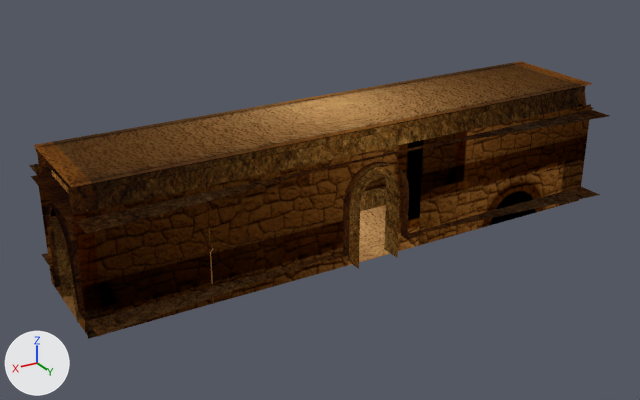
Renders of the glTF model public/Corridor.glb from each side of a commit.
The view is the same before and after, from a 50 mm camera at (-1.57, 6.17, 3.61) aimed at (-5.29, -0.03, 0.51). Lighting does not change. The marker at lower left points along +X, +Y and +Z. The picture after the commit comes second. Where no turn or scale is listed for an object, it has been applied to the vertices. Vertices at exactly the same position are counted once.

Script lines for the objects in view, before the commit:
```python
ob_door = bpy.data.objects.new('door', me_object1)
ob_door.location = (-5.5, 0.1, 0.1)
ob_object1_013 = bpy.data.objects.new('object1.013', me_object1_014)
ob_object1_013.location = (-6.5, 0.1, 0.1)
ob_object1_014 = bpy.data.objects.new('object1.014', me_object1_015)
ob_object1_014.location = (-7.5, 1.1, 0.1)
ob_object1_015 = bpy.data.objects.new('object1.015', me_object1_016)
ob_object1_015.location = (-4.5, 1.1, 0.1)
ob_object1_016 = bpy.data.objects.new('object1.016', me_object1_031)
ob_object1_016.location = (-3.495, 0.502, 0.6)
ob_object1_016.rotation_euler = (-1.571, 0.0, 3.142)  # degrees (-90, 0, 180)
ob_object1_028 = bpy.data.objects.new('object1.028', me_object1_032)
ob_object1_028.location = (-4.5, 1.1, 0.2)
ob_object1_028.rotation_euler = (-1.571, 0.0, 0.0)  # degrees (-90, 0, 0)
ob_object1_028.scale = (-1.0, -1.0, -1.0)
# also in view: 'object1.024' at (-6.5, 0.57, 1.18); 'object1.012' at (-7.0, 0.57, 0.18); 'object1.020' at (-3.08, 0.0, 1.18); 'object2.003' at (-3.08, 0.0, 0.53); 'object1.008' at (-4.0, 0.58, 0.17)
```
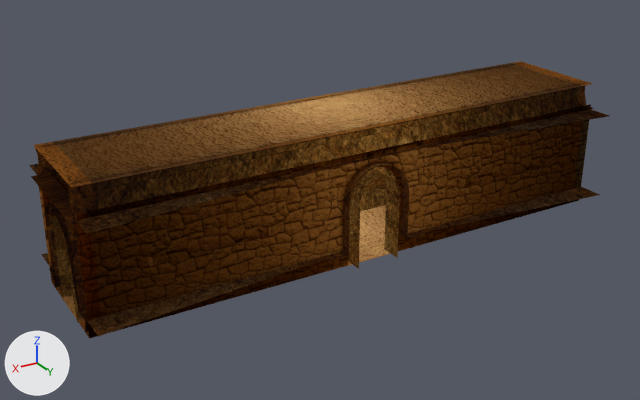
What differs and where, as boxes (x1, y1, x2, y2) in the pictures (640 x 400 px):
```json
{"object": "object1.016", "change": "reshaped, moved, turned", "before": [73, 186, 213, 339], "after": [75, 186, 214, 338]}
{"object": "object1.015", "change": "surface changed", "before": [208, 161, 323, 303], "after": [208, 161, 323, 303]}
{"object": "object1.013", "change": "surface changed", "before": [418, 121, 512, 246], "after": [418, 121, 512, 246]}
{"object": "object1.014", "change": "surface changed", "before": [503, 104, 591, 222], "after": [503, 104, 591, 222]}
{"object": "door", "change": "surface changed", "before": [323, 140, 423, 272], "after": [323, 140, 423, 272]}
```

Scene script edits in JSON lines:
```json
{"block": "me_object1", "where": "me_object1.from_pydata(...)  # 15 vertices, 13 faces; spans x -0.5..0.5, y 0.4, z 0.0..1.0"}
{"block": "me_object1", "where": "# used by ob_door; location = (-5.5, 0.1, 0.1)"}
{"block": "me_object1", "change": "me_object1 part 1: texture (UV) coordinates changed"}
{"block": "me_object1_014", "where": "me_object1_014.from_pydata(...)  # 10 vertices, 11 faces; spans x -0.5..0.5, y 0.4..0.45, z 0.0..1.0"}
{"block": "me_object1_014", "where": "# used by ob_object1_013; location = (-6.5, 0.1, 0.1)"}
{"block": "me_object1_014", "change": "me_object1_014 part 2: texture (UV) coordinates changed"}
{"block": "me_object1_015", "where": "me_object1_015.from_pydata(...)  # 10 vertices, 11 faces; spans x -0.5..0.5, y -0.6..-0.55, z 0.0..1.0"}
{"block": "me_object1_015", "where": "# used by ob_object1_014; location = (-7.5, 1.1, 0.1)"}
{"block": "me_object1_015", "change": "me_object1_015 part 3: texture (UV) coordinates changed"}
{"block": "me_object1_016", "where": "me_object1_016.from_pydata(...)  # 10 vertices, 11 faces; spans x -0.5..0.5, y -0.6..-0.55, z 0.0..1.0"}
{"block": "me_object1_016", "where": "# used by ob_object1_015; location = (-4.5, 1.1, 0.1)"}
{"block": "me_object1_016", "change": "me_object1_016 part 4: texture (UV) coordinates changed"}
{"block": "me_object1_031", "where": "# used by ob_object1_016; location = (-3.495, 0.502, 0.6); rotation_euler = (-1.571, 0.0, 3.142), in degrees (-90, 0, 180)"}
{"op": "remove", "block": "me_object1_031", "code": "me_object1_031.from_pydata(...)  # 10 vertices, 11 faces; spans x -0.505..0.495, y -0.5..0.5, z -0.048..0.002"}
{"op": "add", "block": "me_object1_031", "code": "me_object1_031.from_pydata(...)  # 10 vertices, 11 faces; spans x -0.5..0.5, y 0.0..1.0, z 0.4..0.45"}
{"block": "me_object1_031", "change": "me_object1_031 part 5: the whole mesh is rebuilt"}
{"op": "set", "path": "ob_object1_016.location", "old": "(-3.495, 0.502, 0.6)", "new": "(-3.5, 0.1, 0.1)"}
{"op": "set", "path": "ob_object1_016.rotation_euler", "old": "(-1.571, 0.0, 3.142)", "new": "(1.571, 0.0, -3.142)", "note": "degrees (-90, 0, 180) -> degrees (90, 0, -180)"}
```
